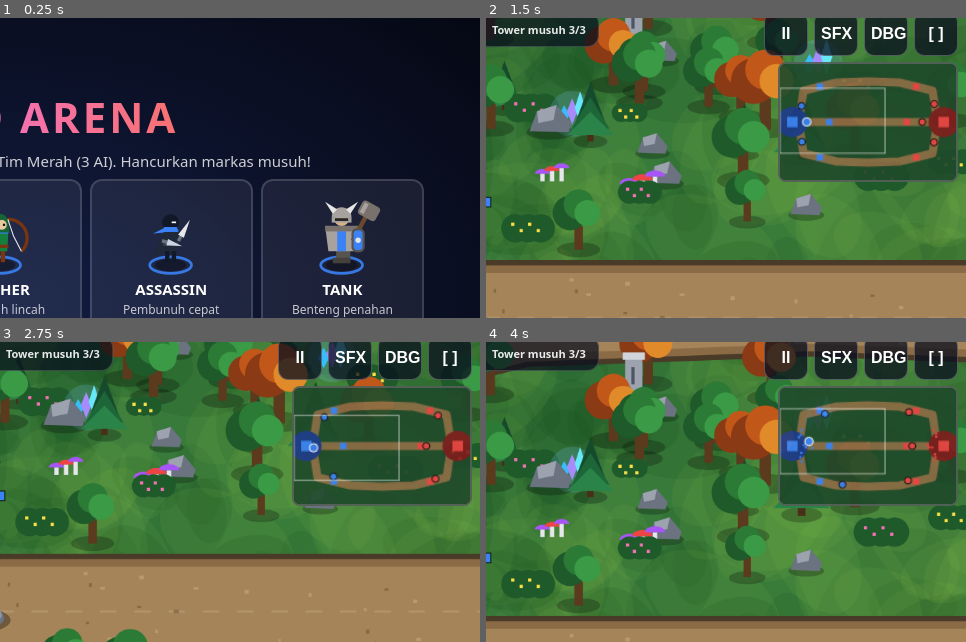
Above: before the commit, frames 1-4 (two rows, left to right).
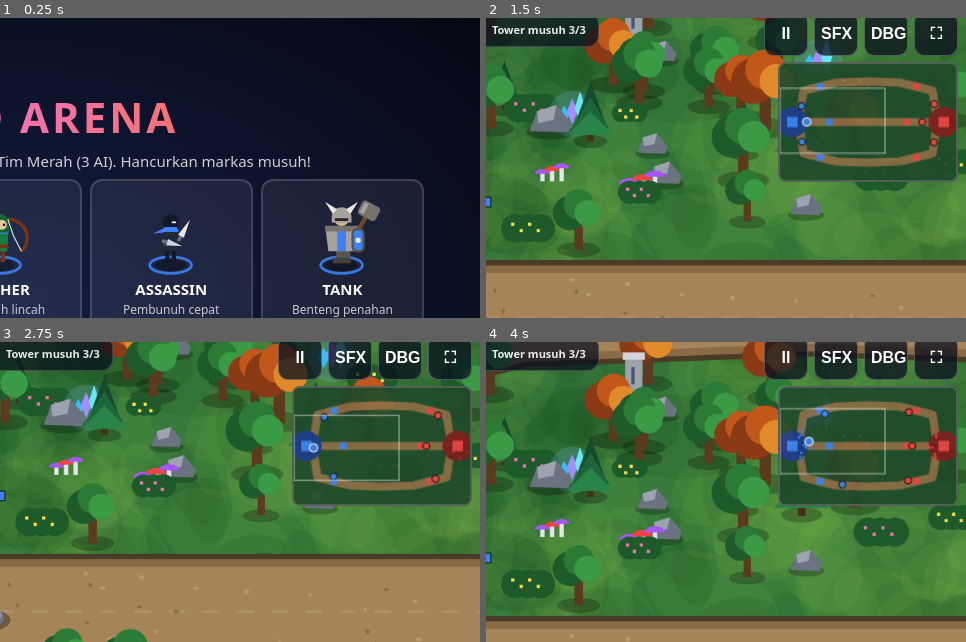
Above: after the commit, the same moments.

Repository: vexelkang-cell/gamepai
Game: browser game, page games/vexel-legend/index.html
Two runs of this game, one before a commit and one after it. Both use one fixed random seed, a clock stepped at 60 frames per second and the inputs below.
Inputs (mouse positions are % of the whole screen's width and height, from its top left):
- Up to frame 1 (0.25 s): no input
- Up to frame 2 (1.5 s): click "MULAI PERTANDINGAN" at 0.27 s; hold Right from 1.03 s (still down); move the mouse to (50, 60) at 1.07 s; tap Space at 1.1 s
- Up to frame 3 (2.75 s): release Right at 1.53 s; hold Down 1.58-1.85 s; tap Space at 1.6, 2.1, 2.6 s; move the mouse to (30, 40) at 1.67 s; hold Left 1.9-2.47 s; click "[ ]" (after the commit: "⛶") at 2.02 s; move the mouse to (70, 35) at 2.27 s; hold Up from 2.52 s (still down)
- Up to frame 4 (4 s): release Up at 2.82 s; move the mouse to (65, 70) at 2.87 s; hold Right 2.87-3.53 s; tap Space at 3.1, 3.6 s; move the mouse to (25, 75) at 3.47 s; hold Up 3.58-3.82 s; hold Left from 3.87 s (still down)
The pictures show only the part of the screen within x 50-100%, y 2-52%; the shares and areas given below are measured in that part.

The runs differ from the first frame. In frame 2, less than 0.1% of the frame differs, in the area x 92-96%, y 2-8%; in frame 3, less than 0.1%; in frame 4, less than 0.1%.

Commit message:
Improve Vexel Legend mobile fullscreen support

Diff:
--- a/games/vexel-legend/index.html
+++ b/games/vexel-legend/index.html
@@ -6,9 +6,10 @@
 <title>LEGEND ARENA</title>
 <style>
 *{box-sizing:border-box;-webkit-tap-highlight-color:transparent}
-html,body{margin:0;height:100%;overflow:hidden;background:#0b1020;font-family:system-ui,-apple-system,"Segoe UI",Roboto,sans-serif;color:#fff;user-select:none;-webkit-user-select:none;touch-action:none}
-#game{position:fixed;inset:0;width:100%;height:100%;display:block}
-#hud{position:fixed;inset:0;pointer-events:none}
+html,body{margin:0;width:100%;height:100%;min-height:100%;overflow:hidden;overscroll-behavior:none;background:#0b1020;font-family:system-ui,-apple-system,"Segoe UI",Roboto,sans-serif;color:#fff;user-select:none;-webkit-user-select:none;touch-action:none}
+body{position:fixed;inset:0;min-height:100dvh}
+#game{position:fixed;inset:0;width:100vw;height:100vh;height:100dvh;display:block;touch-action:none}
+#hud{position:fixed;inset:0;width:100vw;height:100vh;height:100dvh;padding:env(safe-area-inset-top) env(safe-area-inset-right) env(safe-area-inset-bottom) env(safe-area-inset-left);pointer-events:none}
 .hidden{display:none!important}
 #heroPanel{position:absolute;left:max(8px,env(safe-area-inset-left));top:8px;width:min(34vw,230px);background:rgba(8,14,30,.72);border:1px solid rgba(255,255,255,.18);border-radius:10px;padding:6px 8px;font-size:clamp(10px,2.6vmin,14px)}
 #heroPanel .row{display:flex;justify-content:space-between;align-items:center;margin-bottom:3px}
@@ -1463,6 +1464,7 @@
 function ctx_swap(c, fn) { fn(); }
 function show(id, v) { $(id).classList.toggle('hidden', !v); }
 function startMatch() {
+  enterGameFullscreen();
   initAudio();
   initGame(selected);
   G.state = 'playing';
@@ -1486,11 +1488,43 @@
 }
 function toMenu() { G.state = 'menu'; show('menu', true); show('pauseScr', false); show('endScr', false); show('hud', false); requestAnimationFrame(menuLoop); }
 function toggleDebug() { G.debug = !G.debug; show('debugPanel', G.debug); $('bDbg').classList.toggle('on', G.debug); }
+function syncFullscreenButton() {
+  const active = !!(document.fullscreenElement || document.webkitFullscreenElement || document.body.classList.contains('mobile-fullscreen'));
+  const b = $('bFull');
+  if (b) { b.textContent = active ? '×' : '⛶'; b.title = active ? 'Keluar fullscreen' : 'Fullscreen'; b.setAttribute('aria-label', b.title); b.classList.toggle('on', active); }
+}
+function enterGameFullscreen() {
+  const el = document.documentElement;
+  const request = el.requestFullscreen || el.webkitRequestFullscreen;
+  if (request) {
+    try {
+      const result = request.call(el);
+      if (result && typeof result.then === 'function') result.then(() => {
+        try { if (screen.orientation && screen.orientation.lock) screen.orientation.lock('landscape').catch(() => {}); } catch (e) {}
+        resize(); syncFullscreenButton();
+      }).catch(() => { document.body.classList.add('mobile-fullscreen'); resize(); syncFullscreenButton(); });
+      else { try { if (screen.orientation && screen.orientation.lock) screen.orientation.lock('landscape').catch(() => {}); } catch (e) {} }
+    } catch (e) { document.body.classList.add('mobile-fullscreen'); }
+  } else {
+    // Fallback layout memenuhi viewport yang tersedia pada browser tanpa Fullscreen API.
+    document.body.classList.add('mobile-fullscreen');
+  }
+  setTimeout(() => { resize(); syncFullscreenButton(); }, 80);
+}
 function toggleFull() {
-  const el = document.documentElement;
-  if (!document.fullscreenElement) { (el.requestFullscreen || el.webkitRequestFullscreen || (() => {})).call(el); try { screen.orientation.lock('landscape').catch(() => {}); } catch (e) {} }
-  else (document.exitFullscreen || document.webkitExitFullscreen || (() => {})).call(document);
-}
+  const active = !!(document.fullscreenElement || document.webkitFullscreenElement);
+  if (active) {
+    const exit = document.exitFullscreen || document.webkitExitFullscreen;
+    if (exit) { const result = exit.call(document); if (result && result.catch) result.catch(() => {}); }
+    document.body.classList.remove('mobile-fullscreen');
+  } else {
+    enterGameFullscreen();
+  }
+  setTimeout(() => { resize(); syncFullscreenButton(); }, 80);
+}
+document.addEventListener('fullscreenchange', () => { resize(); syncFullscreenButton(); });
+document.addEventListener('webkitfullscreenchange', () => { resize(); syncFullscreenButton(); });
+window.addEventListener('orientationchange', () => setTimeout(resize, 180));
 function bindUI() {
   $('startBtn').addEventListener('click', startMatch);
   $('againBtn').addEventListener('click', startMatch);
@@ -1555,6 +1589,7 @@
   window.addEventListener('blur', () => { input.keys = {}; input.atk = false; pauseGame(true); });
   document.addEventListener('visibilitychange', () => { if (document.hidden) pauseGame(true); });
   window.addEventListener('resize', resize);
+  if (window.visualViewport) window.visualViewport.addEventListener('resize', resize);
   document.addEventListener('contextmenu', e => e.preventDefault());
 }
 
